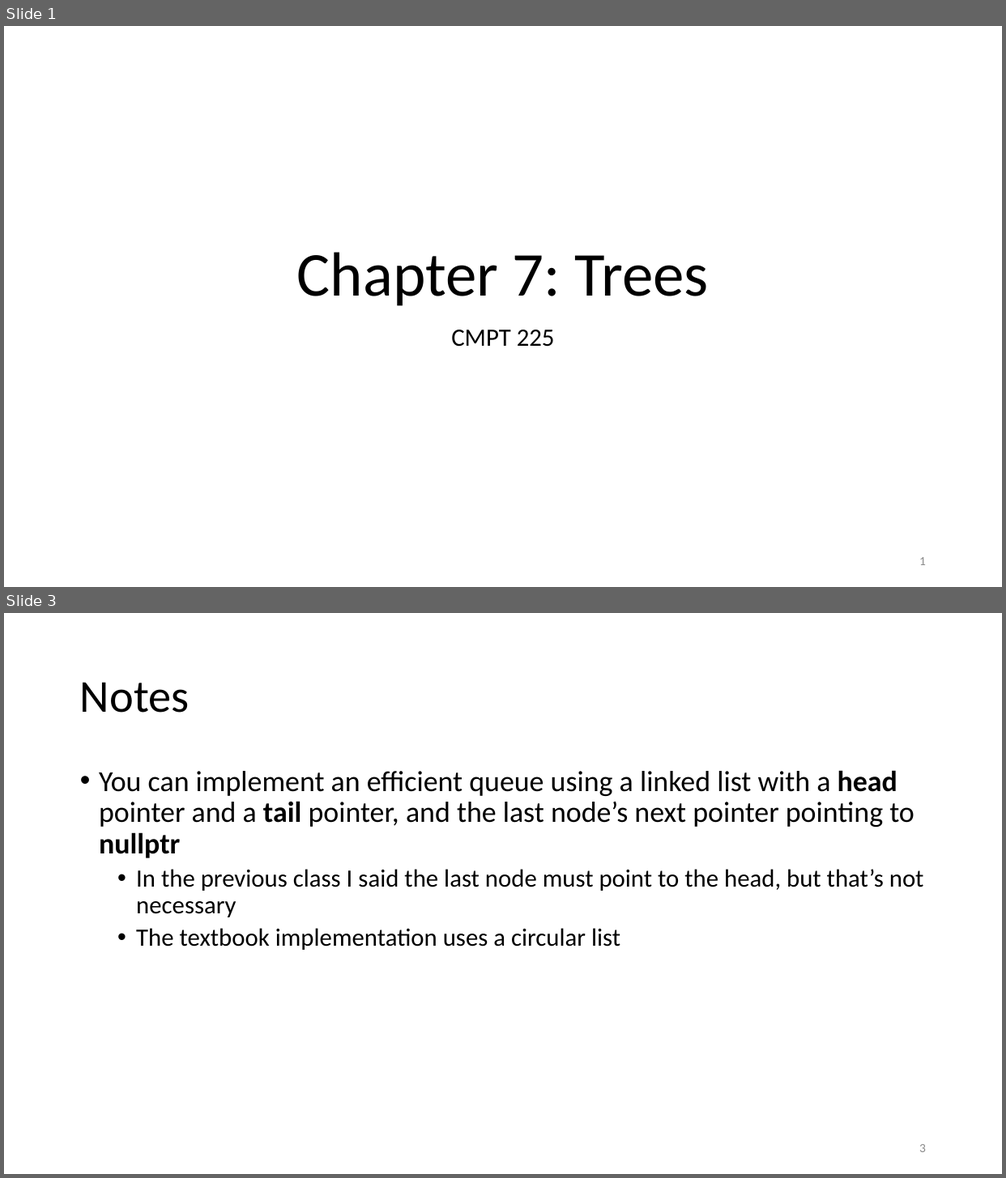
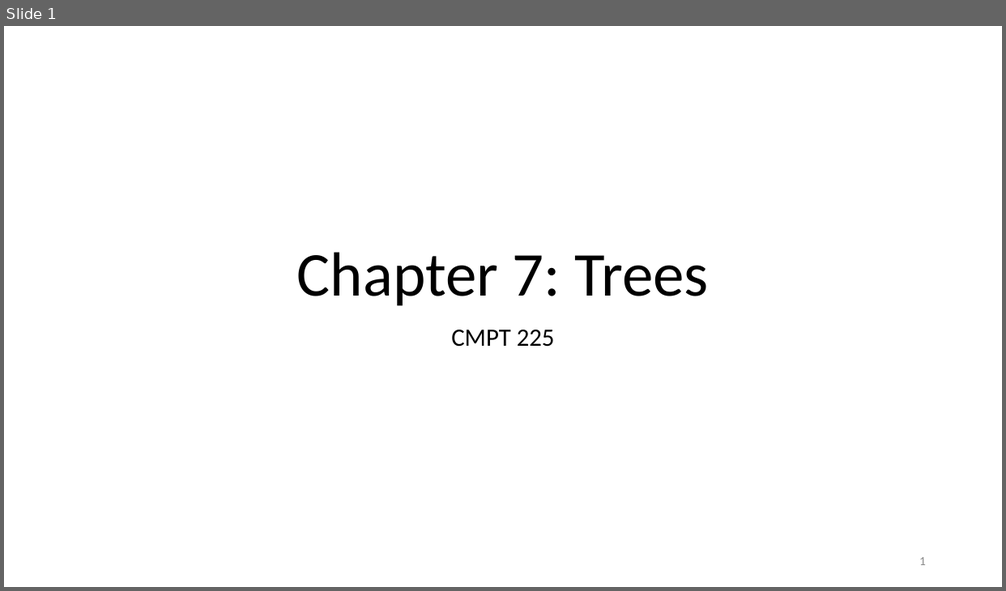
Before and after one commit to tjd1234/cmpt225fall2023, a slide deck: lecture_notes/week5/week5_trees.pptx. Shown one above the other, each under a label of ours: slides 1 and 3 before the commit, slide 1 after it; the slides between them are not shown. The pictures are 1006x1178 and 1006x591 pixels, drawn with LibreOffice and Linux fonts; fonts in the diff are those of the drawing. Boxes give left, top, right and bottom in pixels: in the first picture for what was removed or moved away, otherwise in the second. Text is boxed around its words. In the diff, an @@ line names an element or a change of style, - is before the commit and + after.

```diff
--- a/lecture_notes/week5/week5_trees.pptx
+++ b/lecture_notes/week5/week5_trees.pptx
@@ slide 3 removed at bbox=[4, 613, 1002, 1174], background #FFFFFF @@
@@ title removed at bbox=[80, 682, 189, 713] @@
-Notes
@@ text removed at bbox=[99, 770, 924, 950] @@
-• You can implement an efficient queue using a linked list with a head pointer and a tail pointer, and the last node’s next pointer pointing to nullptr
-  • In the previous class I said the last node must point to the head, but that’s not necessary
-  • The textbook implementation uses a circular list
@@ page number removed at bbox=[919, 1144, 926, 1152] @@
-3
```
Also in this commit, not shown: 5 slides changed, 2 slides added, 1 other slide removed, 3 other files.
